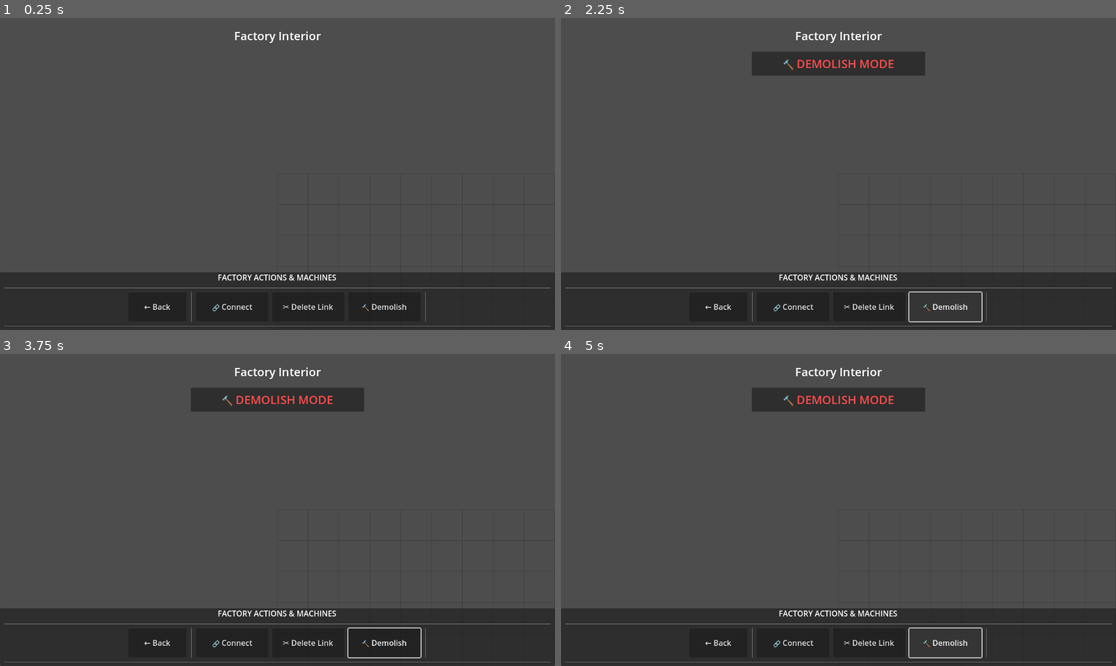
Above: before the commit, frames 1-4 (two rows, left to right).
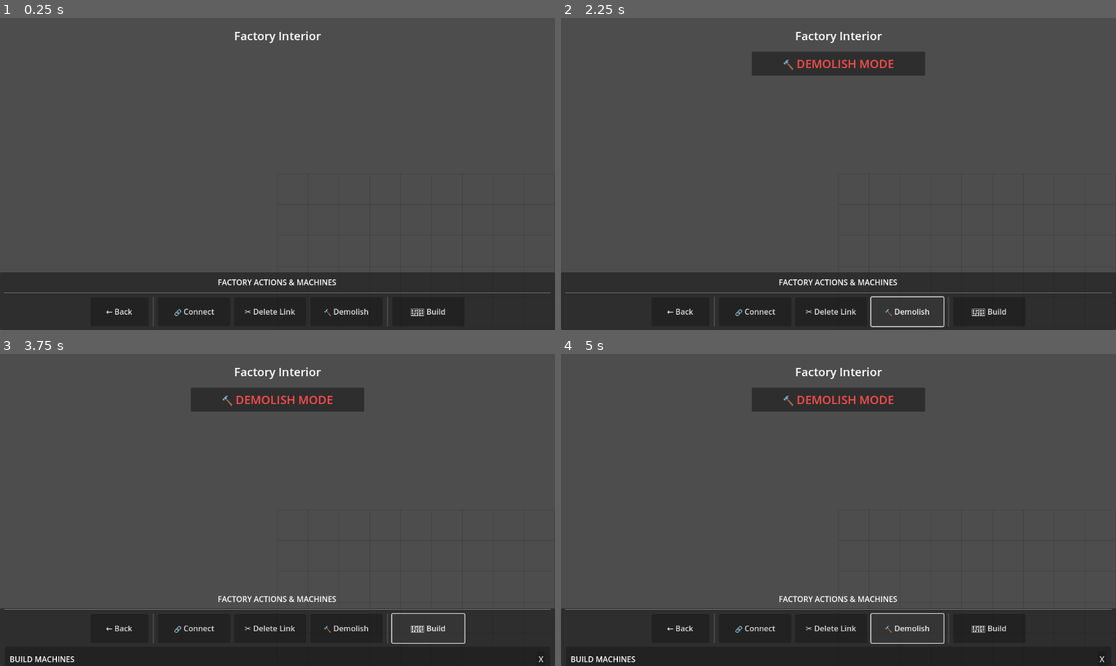
Above: after the commit, the same moments.

Repository: GergelyKrista/butykos
Game: Godot game, scene res://scenes/factory_interior/factory_interior.tscn
The game is run twice, just before and just after one commit, with the same random seed, the same clock (stepped at 60 frames per second) and the same inputs. This scene is started directly instead of the project's main scene.
Inputs (mouse positions are in pixels of both pictures, inside the frame that each line leads up to):
- Up to frame 1 (0.25 s): no input
- Up to frame 2 (2.25 s): click (988, 311) at 0.5 s, where only the run after the commit has a clickable "🏗️ Build"; click (1099, 323) at 1.25 s, where only the run after the commit has a clickable "X"; click "🔨 Demolish" at 2 s
- Up to frame 3 (3.75 s): click "🔨 Demolish" at 2.75 s; click (427, 647) at 3.5 s, where only the run after the commit has a clickable "🏗️ Build"
- Up to frame 4 (5 s): click "🔨 Demolish" at 4.25 s

The runs differ from the first frame. In frame 1, 1.8% of the frame differs, in the area x 0-100%, y 82-99%; in frame 2, 2.0%; in frame 3, 2.2%, in the area x 0-100%, y 77-99%; in frame 4, 2.1%.

Commit message:
Add Build Machines button with toggleable menu panel
**New UI Flow:**
- Added "🏗️ Build" button to factory interior action buttons
- Machine build menu now appears in a toggleable panel below action buttons
- Panel has "BUILD MACHINES" header with close button (X)
- Machine menu hidden by default, shown when Build button clicked

**Layout:**
```
Bottom Bar:
├─ Actions: [← Back | 🔗 Connect | ✂️ Delete Link | 🔨 Demolish | 🏗️ Build]
└─ Machine Menu Panel (toggleable):
   ├─ BUILD MACHINES [X]
   └─ [Machine buttons...]
```

**Benefits:**
- Clearer UI - explicit Build button instead of always-visible menu
- More screen space when not building
- Consistent with typical game UI patterns
- Easy to close and reopen

🤖 Generated with [Claude Code](https://claude.com/claude-code)

Co-Authored-By: Claude <noreply@anthropic.com>

Diff:
--- a/scenes/factory_interior/factory_interior.tscn
+++ b/scenes/factory_interior/factory_interior.tscn
@@ -125,16 +125,50 @@
 [node name="VSeparator2" type="VSeparator" parent="UI/BottomBar/MarginContainer/VBoxContainer/ButtonsContainer"]
 layout_mode = 2
 
-[node name="HSeparator2" type="HSeparator" parent="UI/BottomBar/MarginContainer/VBoxContainer"]
+[node name="BuildMachinesButton" type="Button" parent="UI/BottomBar/MarginContainer/VBoxContainer/ButtonsContainer"]
+layout_mode = 2
+custom_minimum_size = Vector2(150, 60)
+text = "🏗️ Build"
+
+[node name="MachineMenuPanel" type="PanelContainer" parent="UI/BottomBar/MarginContainer/VBoxContainer"]
+visible = false
+layout_mode = 2
+size_flags_vertical = 3
+
+[node name="MarginContainer" type="MarginContainer" parent="UI/BottomBar/MarginContainer/VBoxContainer/MachineMenuPanel"]
+layout_mode = 2
+theme_override_constants/margin_left = 10
+theme_override_constants/margin_top = 10
+theme_override_constants/margin_right = 10
+theme_override_constants/margin_bottom = 10
+
+[node name="VBoxContainer" type="VBoxContainer" parent="UI/BottomBar/MarginContainer/VBoxContainer/MachineMenuPanel/MarginContainer"]
+layout_mode = 2
+theme_override_constants/separation = 8
+
+[node name="HeaderHBox" type="HBoxContainer" parent="UI/BottomBar/MarginContainer/VBoxContainer/MachineMenuPanel/MarginContainer/VBoxContainer"]
 layout_mode = 2
 
-[node name="ScrollContainer" type="ScrollContainer" parent="UI/BottomBar/MarginContainer/VBoxContainer"]
+[node name="Title" type="Label" parent="UI/BottomBar/MarginContainer/VBoxContainer/MachineMenuPanel/MarginContainer/VBoxContainer/HeaderHBox"]
+layout_mode = 2
+size_flags_horizontal = 3
+theme_override_font_sizes/font_size = 16
+text = "BUILD MACHINES"
+
+[node name="CloseButton" type="Button" parent="UI/BottomBar/MarginContainer/VBoxContainer/MachineMenuPanel/MarginContainer/VBoxContainer/HeaderHBox"]
+layout_mode = 2
+text = "X"
+
+[node name="HSeparator" type="HSeparator" parent="UI/BottomBar/MarginContainer/VBoxContainer/MachineMenuPanel/MarginContainer/VBoxContainer"]
+layout_mode = 2
+
+[node name="ScrollContainer" type="ScrollContainer" parent="UI/BottomBar/MarginContainer/VBoxContainer/MachineMenuPanel/MarginContainer/VBoxContainer"]
 layout_mode = 2
 size_flags_vertical = 3
 horizontal_scroll_mode = 3
 vertical_scroll_mode = 2
 
-[node name="HBoxContainer" type="HBoxContainer" parent="UI/BottomBar/MarginContainer/VBoxContainer/ScrollContainer"]
+[node name="HBoxContainer" type="HBoxContainer" parent="UI/BottomBar/MarginContainer/VBoxContainer/MachineMenuPanel/MarginContainer/VBoxContainer/ScrollContainer"]
 layout_mode = 2
 size_flags_horizontal = 3
 theme_override_constants/separation = 8
--- a/scenes/factory_interior/factory_interior_ui.gd
+++ b/scenes/factory_interior/factory_interior_ui.gd
@@ -22,8 +22,11 @@
 @onready var connect_button: Button = $BottomBar/MarginContainer/VBoxContainer/ButtonsContainer/ConnectButton
 @onready var delete_connection_button: Button = $BottomBar/MarginContainer/VBoxContainer/ButtonsContainer/DeleteConnectionButton
 @onready var demolish_button: Button = $BottomBar/MarginContainer/VBoxContainer/ButtonsContainer/DemolishButton
+@onready var build_machines_button: Button = $BottomBar/MarginContainer/VBoxContainer/ButtonsContainer/BuildMachinesButton
 @onready var factory_label: Label = $HUD/FactoryLabel
-@onready var machine_menu: HBoxContainer = $BottomBar/MarginContainer/VBoxContainer/ScrollContainer/HBoxContainer
+@onready var machine_menu_panel: PanelContainer = $BottomBar/MarginContainer/VBoxContainer/MachineMenuPanel
+@onready var machine_menu: HBoxContainer = $BottomBar/MarginContainer/VBoxContainer/MachineMenuPanel/MarginContainer/VBoxContainer/ScrollContainer/HBoxContainer
+@onready var machine_menu_close_button: Button = $BottomBar/MarginContainer/VBoxContainer/MachineMenuPanel/MarginContainer/VBoxContainer/HeaderHBox/CloseButton
 
 # ========================================
 # INITIALIZATION
@@ -46,10 +49,18 @@
 	if demolish_button:
 		demolish_button.pressed.connect(_on_demolish_button_clicked)
 
+	# Connect build machines button
+	if build_machines_button:
+		build_machines_button.pressed.connect(_on_build_machines_button_clicked)
+
+	# Connect machine menu close button
+	if machine_menu_close_button:
+		machine_menu_close_button.pressed.connect(_on_machine_menu_close_clicked)
+
 	# Update factory label
 	_update_factory_label()
 
-	# Create machine build menu
+	# Create machine build menu (but keep it hidden initially)
 	_create_machine_menu()
 
 
@@ -101,9 +112,31 @@
 	demolish_button_pressed.emit()
 
 
+func _on_build_machines_button_clicked() -> void:
+	"""Handle build machines button click"""
+	print("Build machines button clicked")
+	_show_machine_menu()
+
+
+func _on_machine_menu_close_clicked() -> void:
+	"""Handle machine menu close button click"""
+	_hide_machine_menu()
+
+
 # ========================================
 # MACHINE BUILD MENU
 # ========================================
+
+func _show_machine_menu() -> void:
+	"""Show the machine build menu panel"""
+	if machine_menu_panel:
+		machine_menu_panel.visible = true
+
+
+func _hide_machine_menu() -> void:
+	"""Hide the machine build menu panel"""
+	if machine_menu_panel:
+		machine_menu_panel.visible = false
 
 func _create_machine_menu() -> void:
 	"""Create buttons for buildable machines"""
